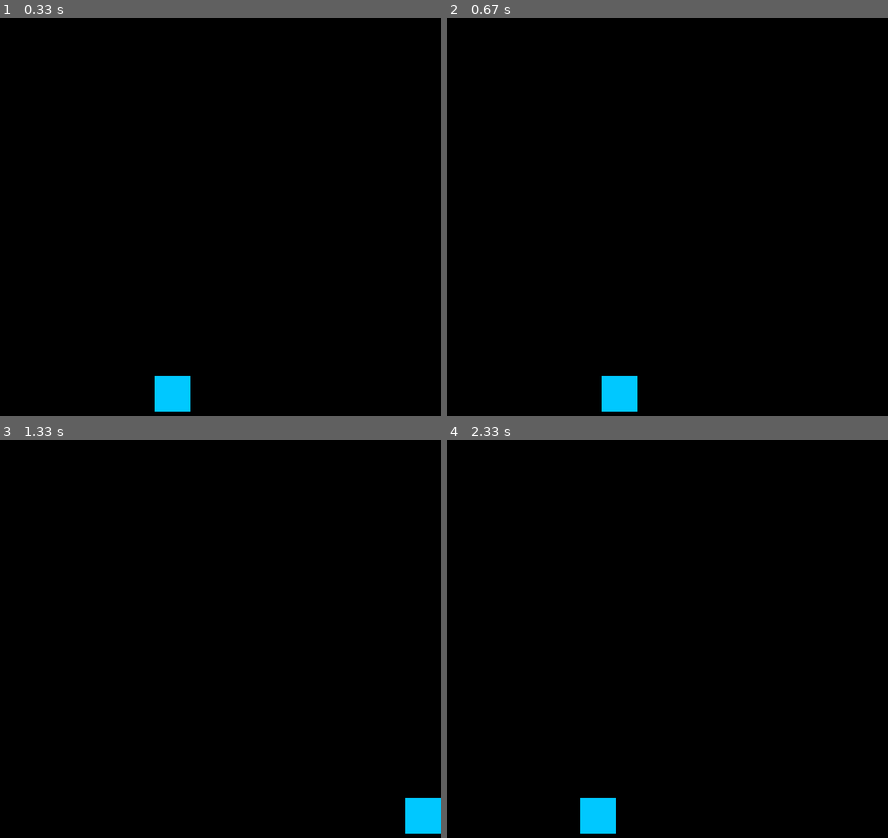
Above: before the commit, frames 1-4 (two rows, left to right).
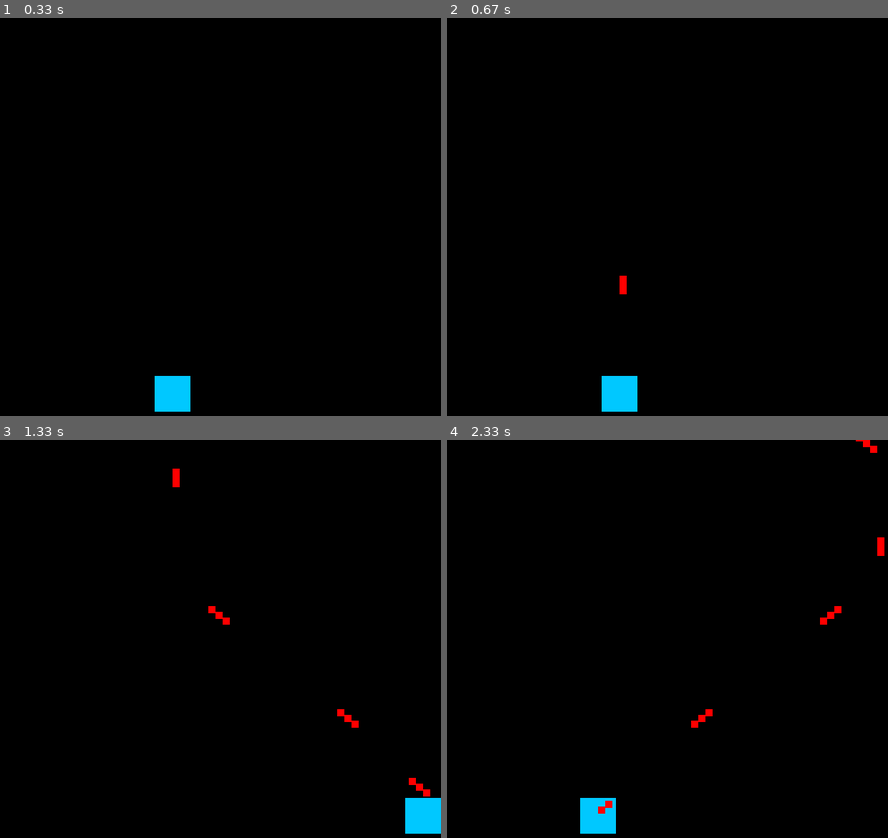
Above: after the commit, the same moments.

Repository: justbechillalr/pygames
Game: pygame game, started from SpaceShooter.py
Same seed, same stepped clock (60 frames per second), same inputs: the game is played once before the commit and once after it.
Inputs:
- Up to frame 1 (0.33 s): no input
- Up to frame 2 (0.67 s): tap Space at 0.33 s
- Up to frame 3 (1.33 s): hold D 0.67-1.13 s; tap Space at 0.73, 1.03, 1.23 s; hold D from 1.17 s (still down)
- Up to frame 4 (2.33 s): tap Space at 1.53, 1.73, 2.03, 2.3 s; release D at 1.63 s; hold A 1.67-2.2 s; hold A from 2.23 s (still down)

Frame 1 is identical in both runs. In frame 2, less than 0.1% of the frame differs, in the area x 39-41%, y 64-70%; in frame 3, 0.3%; in frame 4, 0.4%, in the area x 34-100%, y 0-94%.

Commit message:
ShootingUpdate

Diff:
--- a/SpaceShooter.py
+++ b/SpaceShooter.py
@@ -1,6 +1,6 @@
-#imports pygame#
+#imports pygame
 import pygame
-#launches pygame#
+#launches pygame
 pygame.init()
 Screen_width, Screen_height = ((800,600))
 #setting screen As the value for the screen settings#
@@ -12,9 +12,14 @@
 box_y = Screen_height / 1.2
 box_x = Screen_width / 2
 #Box settings#
-
+box_size = 50
 box_height = 50
 box_width =  50
+#bullets settings#
+bullet_width = 10
+bullet_height = 10
+bullet_speed = 8
+bullets = []
 
 #Game settings#
 speed = 10
@@ -25,12 +30,25 @@
     for event in pygame.event.get():
         if event.type == pygame.QUIT:
             running = False
-    #Movement Settings#
+
+        #Movement Settings#
     keys = pygame.key.get_pressed()
     if keys[pygame.K_a]:
         box_x -= speed
     if keys[pygame.K_d]:
         box_x += speed
+    if keys[pygame.K_SPACE]:
+
+    #Fire bullets
+        bullet_x = box_x + box_size //2
+        bullet_y = box_y + box_size // 2 - bullet_height // 2
+        bullets.append([bullet_x, bullet_y])
+    #move the bullet#
+    for bullet in bullets[:]:
+        bullet[1] -= bullet_speed
+        if bullet[1] > Screen_height:
+            bullets.remove(bullet)
+
     #keeps Box in screen#
     box_x = max (0, min(Screen_width- box_width,box_x))
     box_y = max (0, min(Screen_height- box_height,box_y))
@@ -42,6 +60,13 @@
         (0,200,255),
         (box_x,box_y,box_width,box_height)
     )
+    #Loading bullets#
+    for bullet in bullets:
+        pygame.draw.rect(
+            screen,
+            (255,0,0),
+            (bullet[0], bullet[1],bullet_width,bullet_height)
+        )
     #Screen logic#
     pygame.display.flip()
     #Clock activated#
